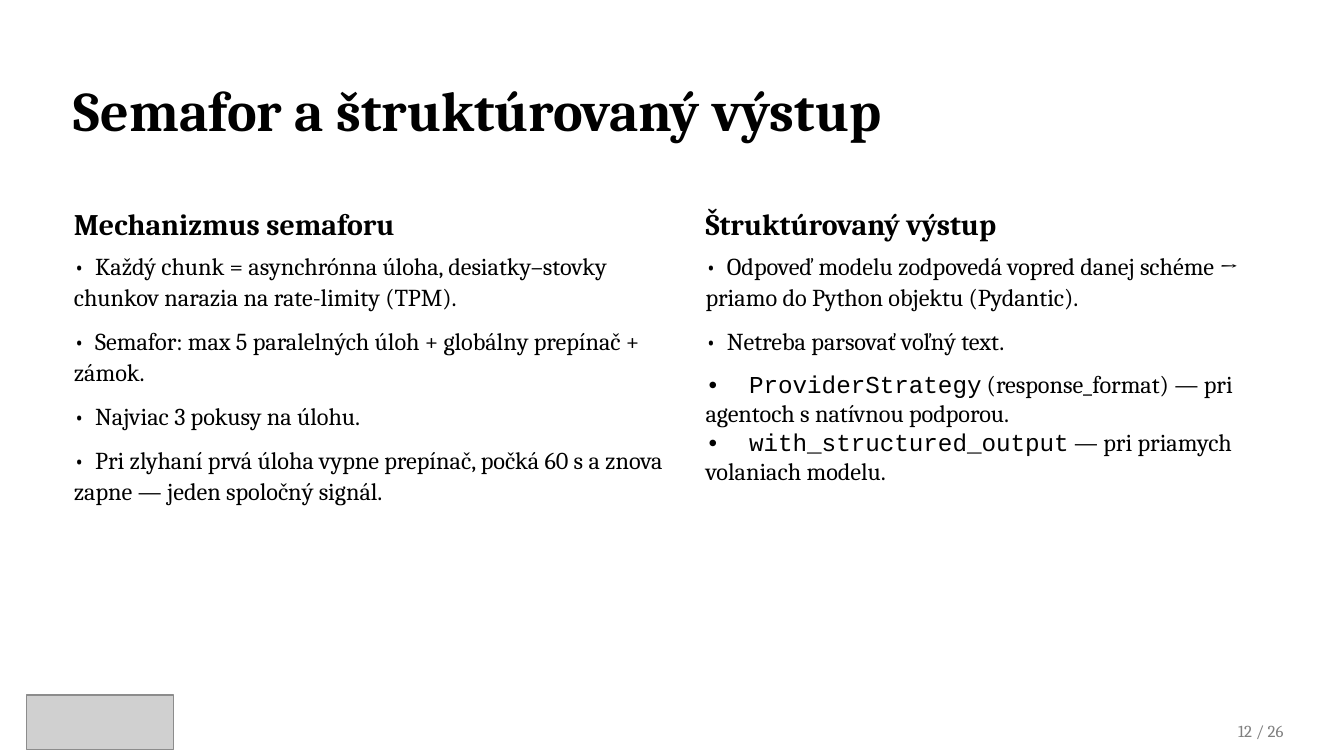
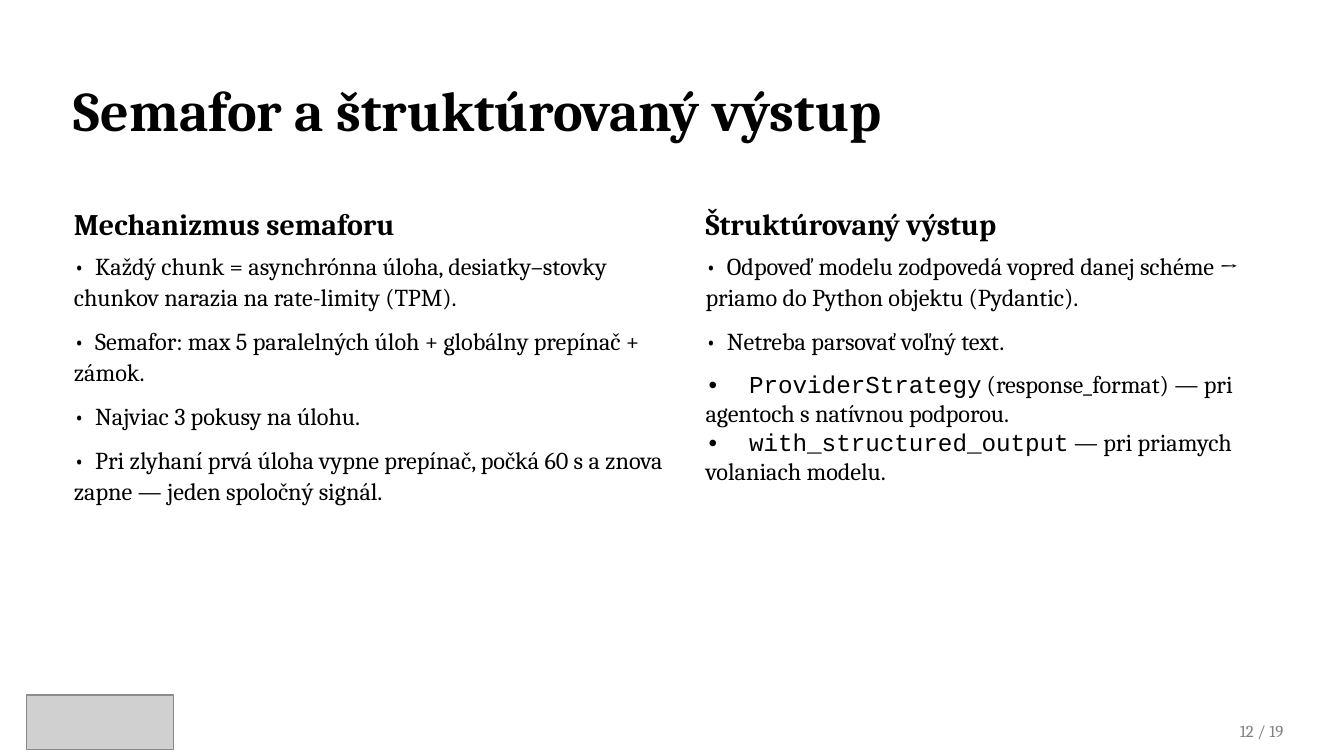
Before and after one commit to samuelbagin1/llm-knowledge-graph, a slide deck: slide 12 of presentations/Tvorba_znalostnych_grafov_obhajoba1.pptx (slide 14 before the commit). Drawn at 1344x756 pixels with LibreOffice and Linux fonts; fonts in the diff are those of the drawing; grey boxes stand for pictures. Boxes give left, top, right and bottom in pixels: in the first picture for what was removed or moved away, otherwise in the second. Text is boxed around its words. In the diff, an @@ line names an element or a change of style, - is before the commit and + after.

```diff
--- a/presentations/Tvorba_znalostnych_grafov_obhajoba1.pptx
+++ b/presentations/Tvorba_znalostnych_grafov_obhajoba1.pptx
@@ text at [1240,726,1283,737]: text changed @@
-12 / 26
+12 / 19
```
Also in this commit, not shown: 20 other slides changed, 5 slides removed, 7 other files.
